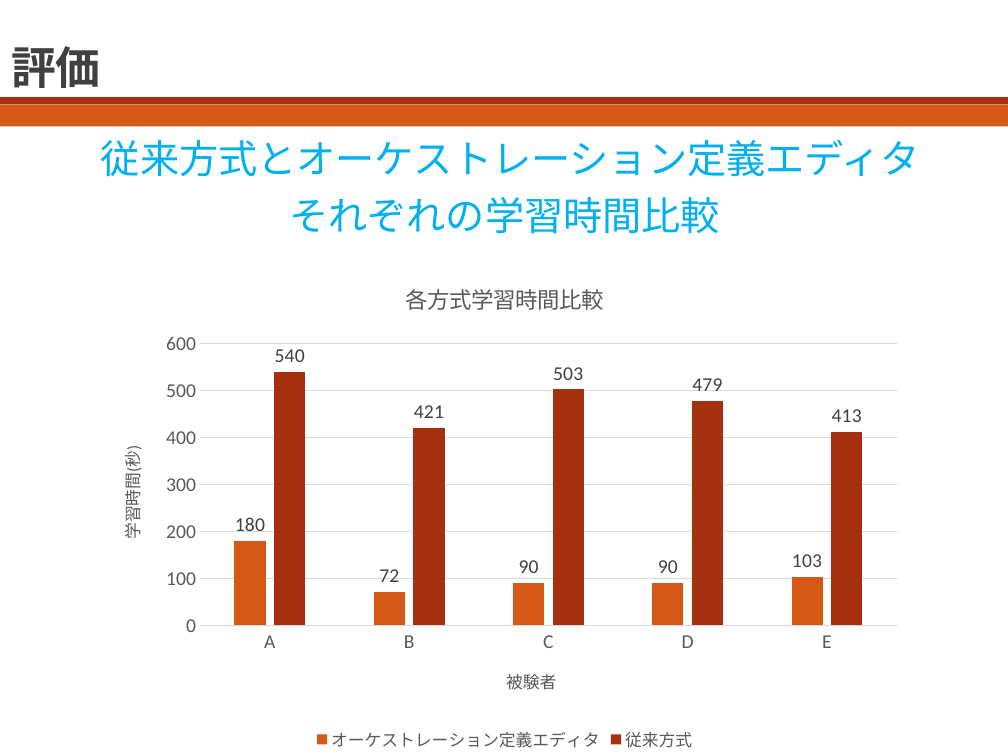
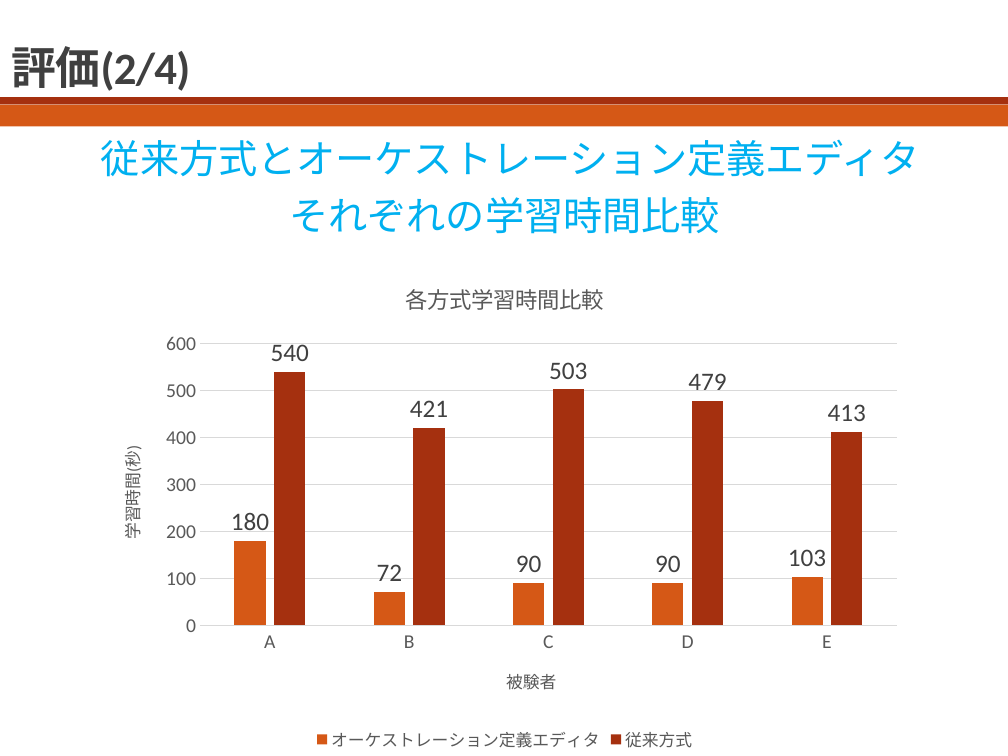
Before and after one commit to bokuhide/GUIToolCreate, a slide deck: slide 10 of 卒業論文本体/発表用スライド.pptx. Drawn at 1008x756 pixels with LibreOffice and Linux fonts; fonts in the diff are those of the drawing. Boxes give left, top, right and bottom in pixels: in the first picture for what was removed or moved away, otherwise in the second. Text is boxed around its words. In the diff, an @@ line names an element or a change of style, - is before the commit and + after.

```diff
--- a/卒業論文本体/発表用スライド.pptx
+++ b/卒業論文本体/発表用スライド.pptx
@@ title at (12, 46, 191, 91): text changed @@
-評価
+評価(2/4)
@@ column chart at (97, 262, 913, 756) @@
@@ data labels of オーケストレーション定義エディタ changed @@
@@ data labels of 従来方式 changed @@
```
Also in this commit, not shown: 9 other slides changed, 1 slide added, 17 other files.
